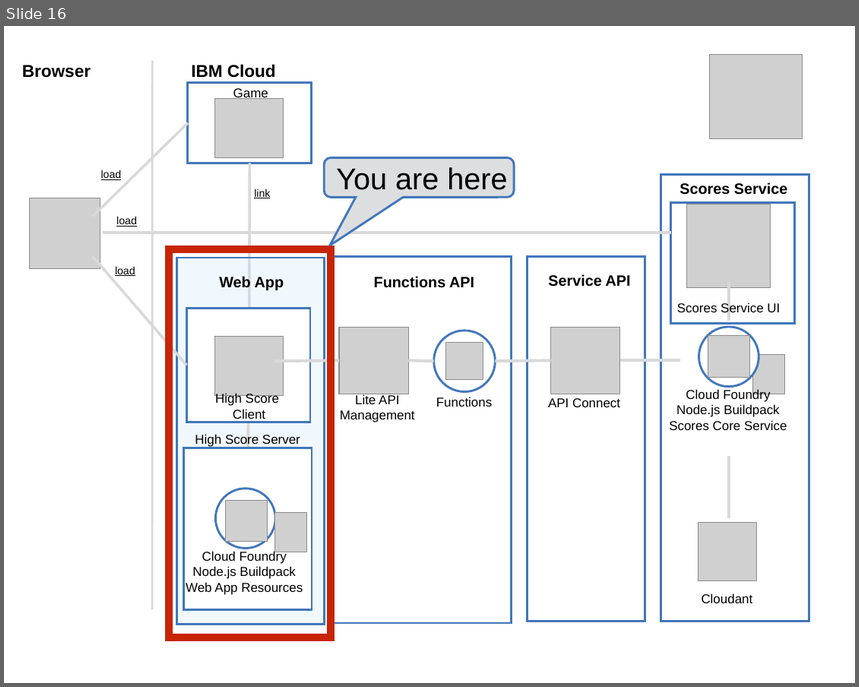
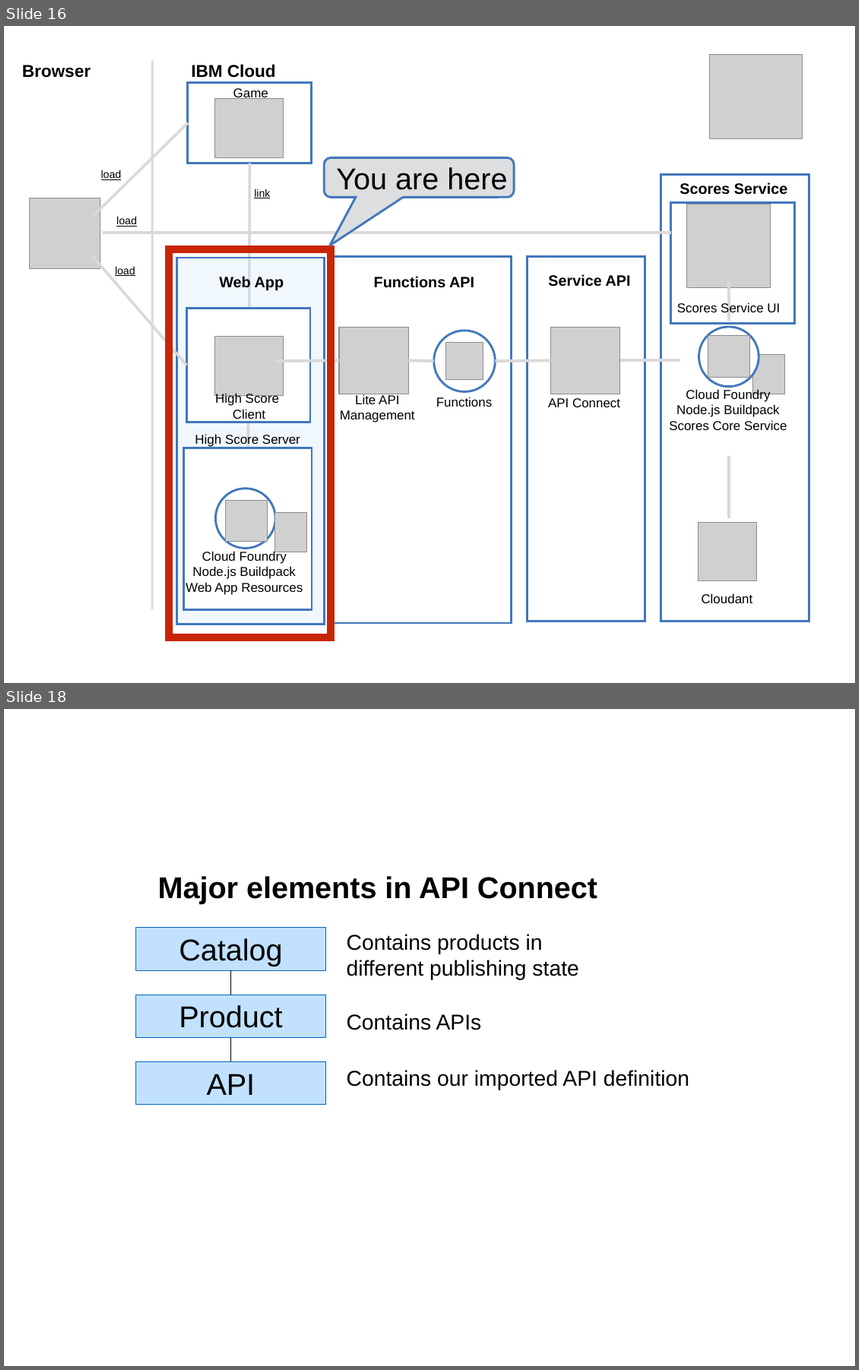
Before and after one commit to IBM/blue-cloud-mirror, a slide deck: images/architecture.pptx. Shown one above the other, each under a label of ours: slide 16 before the commit, slides 16 and 18 after it; the slides between them are not shown. The pictures are 859x687 and 859x1370 pixels, drawn with LibreOffice and Linux fonts; fonts in the diff are those of the drawing; grey boxes stand for pictures. Boxes give left, top, right and bottom in pixels: in the first picture for what was removed or moved away, otherwise in the second. Text is boxed around its words. In the diff, an @@ line names an element or a change of style, - is before the commit and + after.

Commit message:
update architecture slides with api connect

```diff
--- a/images/architecture.pptx
+++ b/images/architecture.pptx
@@ slide 18 added at [4,709,855,1366], background #FFFFFF @@
@@ text added at [158,876,598,904], 28 pt, text #000000, bold @@
+Major elements in API Connect
@@ rectangle added at [135,928,326,971], fill #C1E1FE, outline #0365C0 0.25 pt, 28 pt, text #000000 @@
+Catalog
@@ text added at [347,934,579,980], 20 pt, text #000000 @@
+Contains products in
+different publishing state
@@ line added from (230, 970) to (230, 995), #000000 1 pt @@
@@ rectangle added at [135,995,326,1038], fill #C1E1FE, outline #0365C0 0.25 pt, 28 pt, text #000000 @@
+Product
@@ text added at [347,1014,482,1030], 20 pt, text #000000 @@
+Contains APIs
@@ line added from (230, 1038) to (230, 1062), #000000 1 pt @@
@@ rectangle added at [135,1062,326,1105], fill #C1E1FE, outline #0365C0 0.25 pt, 28 pt, text #000000 @@
+API
@@ text added at [347,1070,690,1091], 20 pt, text #000000 @@
+Contains our imported API definition
```
Also in this commit, not shown: 1 other slide added, 1 other file.
